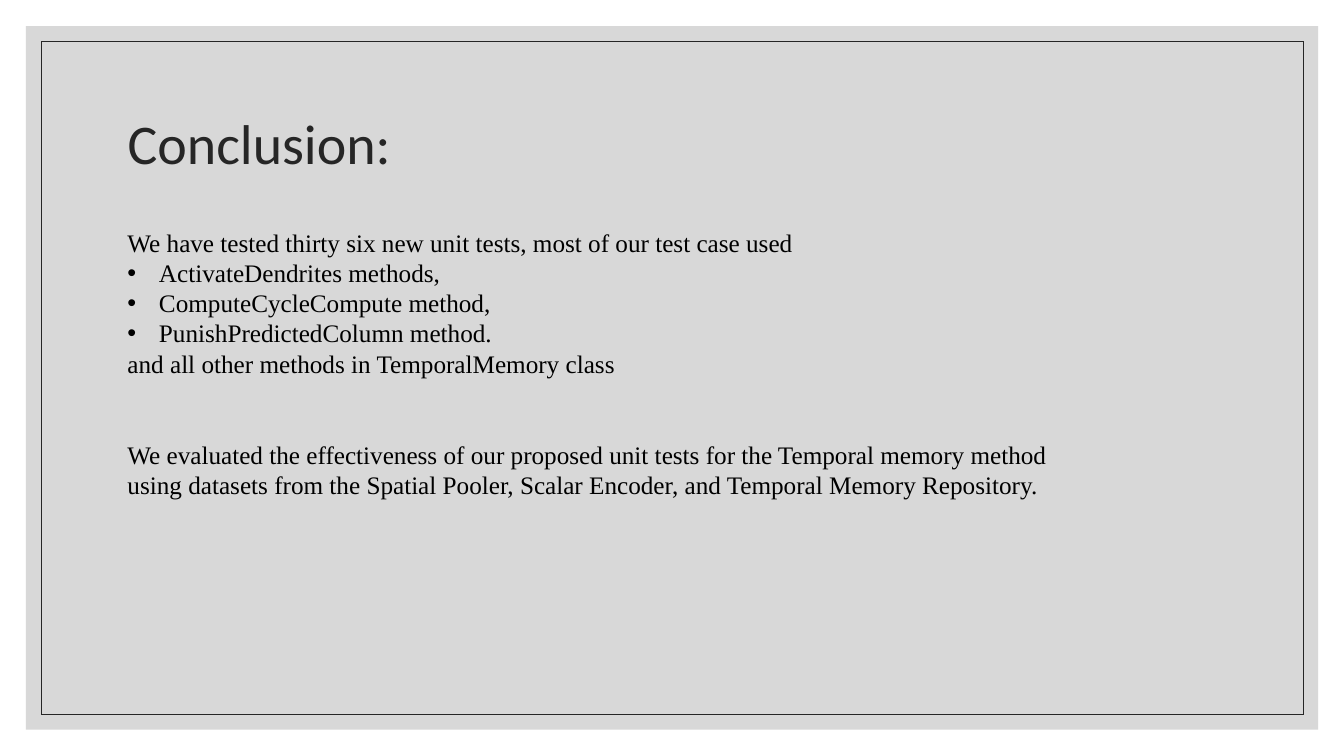
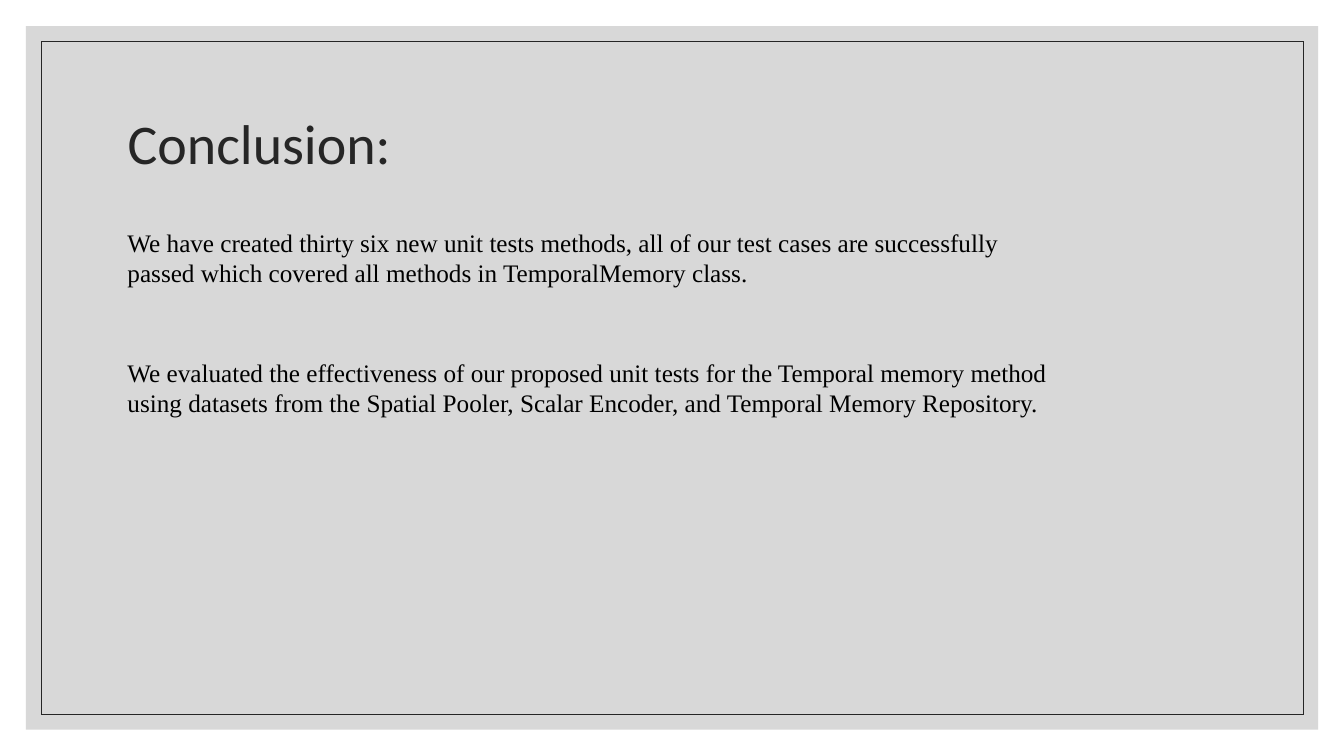
Before and after one commit to ryanmaruf615/neocortexapi, a slide deck: slide 8 of source/MySEProject/Documentation/Improve UnitTests for Temporal Memory Algorithm Presentation Masters course IT.pptm. Drawn at 1344x756 pixels with LibreOffice and Linux fonts; fonts in the diff are those of the drawing. Boxes give left, top, right and bottom in pixels: in the first picture for what was removed or moved away, otherwise in the second. Text is boxed around its words. In the diff, an @@ line names an element or a change of style, - is before the commit and + after.

Commit message:
Update

```diff
--- a/source/MySEProject/Documentation/Improve UnitTests for Temporal Memory Algorithm Presentation Masters course IT.pptm
+++ b/source/MySEProject/Documentation/Improve UnitTests for Temporal Memory Algorithm Presentation Masters course IT.pptm
@@ text at (127,234,998,288): text changed @@
-We have tested thirty six new unit tests, most of our test case used
-• ActivateDendrites methods,
-• ComputeCycleCompute method,
-• PunishPredictedColumn method.
-and all other methods in TemporalMemory class
+We have created thirty six new unit tests methods, all of our test cases are successfully passed which covered all methods in TemporalMemory class.
@@ text "We evaluated the effectiveness of ...": place and size @@
-text "We evaluated the effectiveness of ..." at (127,446,1046,500)
+text "We evaluated the effectiveness of ..." at (127,364,1046,418)
```
